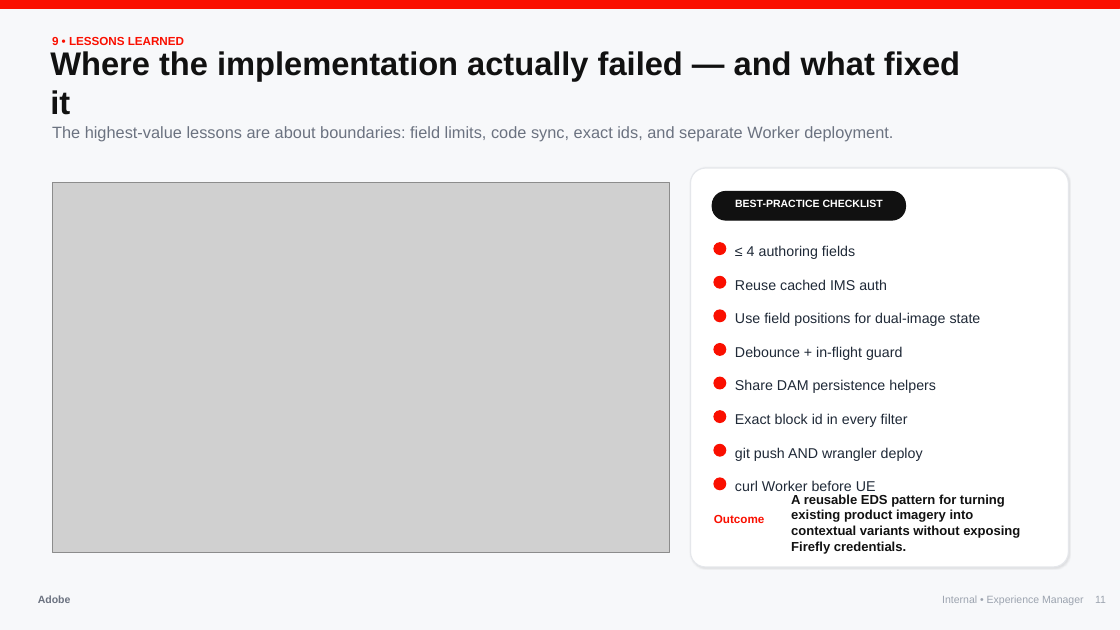
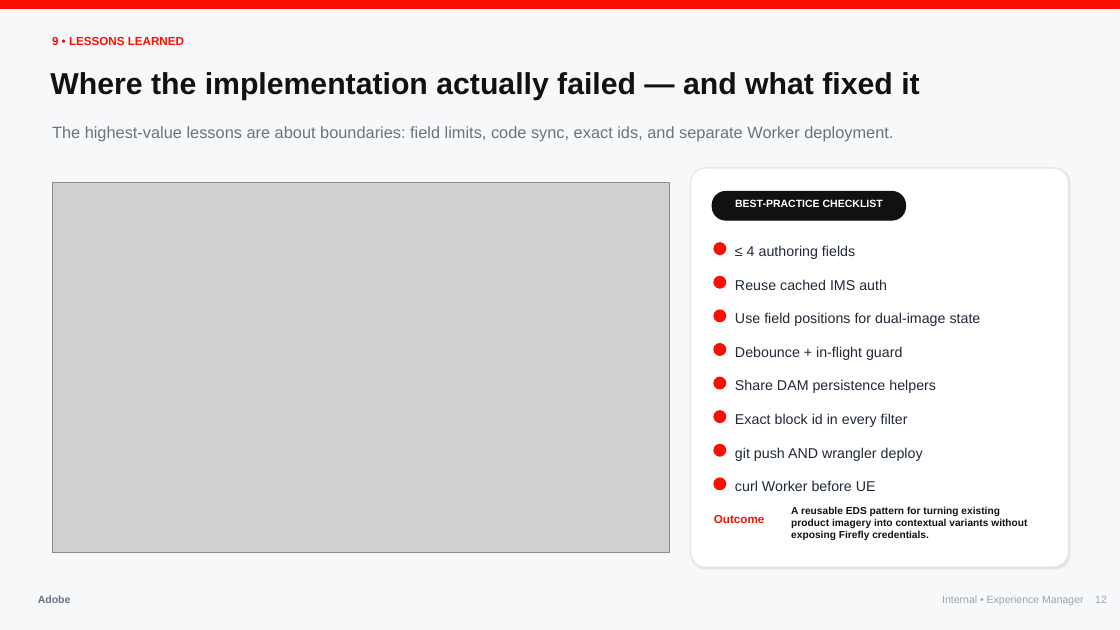
Before and after one commit to fsevin/myeds-xwalk, a slide deck: slide 12 of docs/Product-Variant-Block-Firefly-Redesigned-Worker-Advantage.pptx (slide 11 before the commit). Drawn at 1120x630 pixels with LibreOffice and Linux fonts; fonts in the diff are those of the drawing; grey boxes stand for pictures. Boxes give left, top, right and bottom in pixels: in the first picture for what was removed or moved away, otherwise in the second. Text is boxed around its words. In the diff, an @@ line names an element or a change of style, - is before the commit and + after.

```diff
--- a/docs/Product-Variant-Block-Firefly-Redesigned-Worker-Advantage.pptx
+++ b/docs/Product-Variant-Block-Firefly-Redesigned-Worker-Advantage.pptx
@@ text "Where the implementation actually failed ..." at (50,72,919,100): size 28 to 25.9 pt @@
@@ text "A reusable EDS pattern for ..." at (791,506,1027,540): size 11.2 to 8.7 pt @@
@@ page number at (1095,596,1107,603): text changed @@
-11
+12
```
Also in this commit, not shown: 5 other slides changed, 1 slide added, 6 other files.
